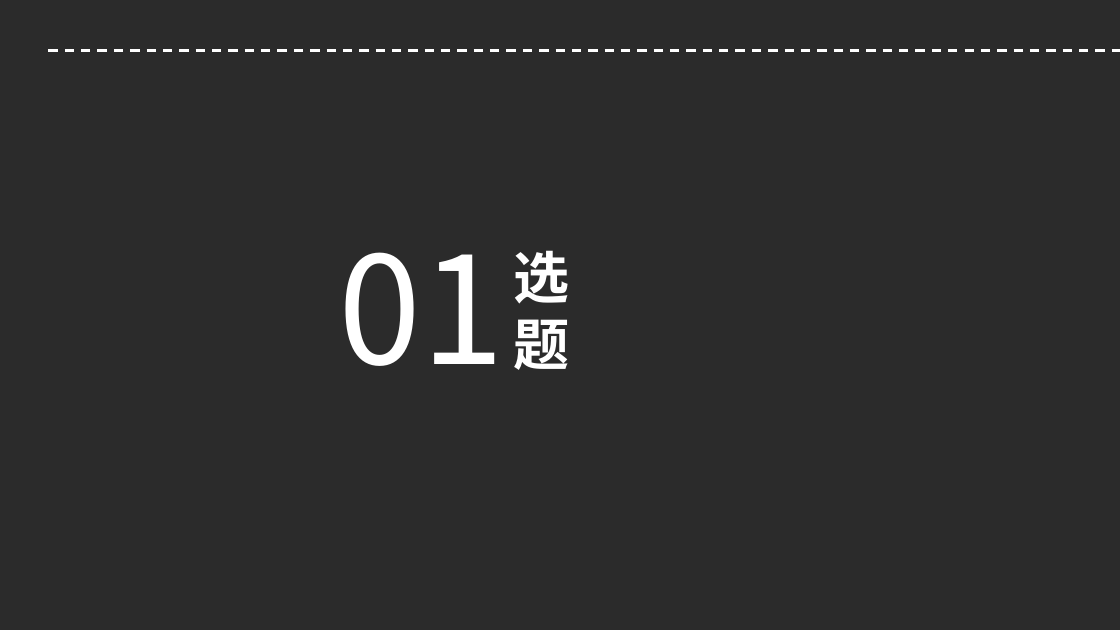
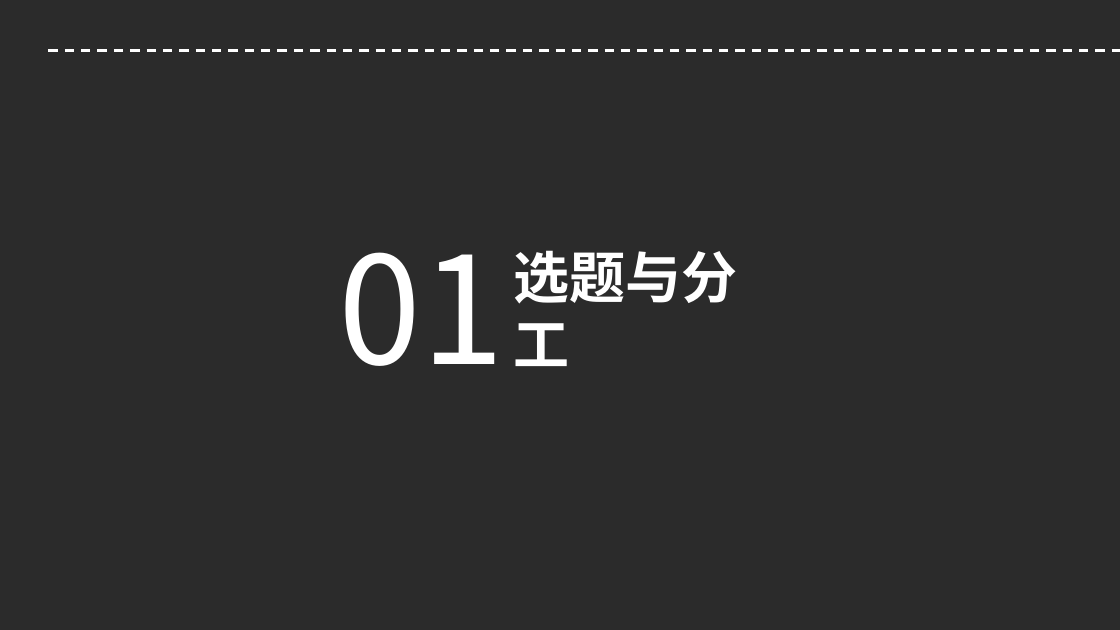
Before and after one commit to AisingioroHao0/BUAA_ProgrammingAndAlgorithms_TermProject, a slide deck: slide 3 of 答辩PPT/程序设计与算法大作业答辩.pptx. Drawn at 1120x630 pixels with LibreOffice and Linux fonts; fonts in the diff are those of the drawing; background and template pictures are left out; a plain dark background stands for a picture behind light text. Boxes give left, top, right and bottom in pixels: in the first picture for what was removed or moved away, otherwise in the second. Text is boxed around its words. In the diff, an @@ line names an element or a change of style, - is before the commit and + after.

```diff
--- a/答辩PPT/程序设计与算法大作业答辩.pptx
+++ b/答辩PPT/程序设计与算法大作业答辩.pptx
@@ text at (x1=514, y1=250, x2=738, y2=366): text changed @@
-选题
+选题与分工
```
Also in this commit, not shown: 5 other slides changed, 8 slides added, 8 slides removed.
